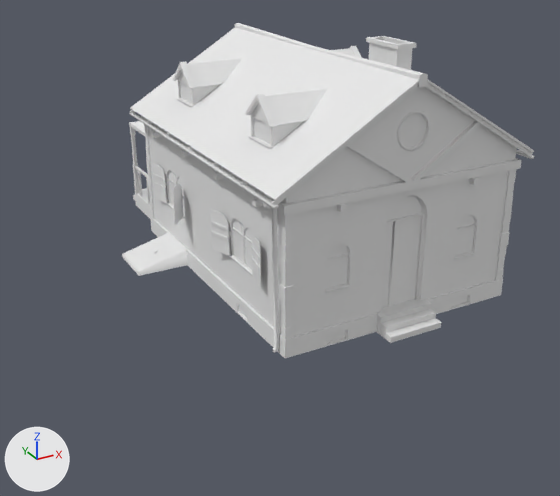
The OBJ model Dissertation/Dissertation/assets/houseA_obj.obj as it was, and as the next commit left it.
One viewpoint serves both versions: a 50 mm lens placed at (-1.43, -2.35, 0.95), pointed at (-0.12, 0.02, -0.24). Every picture has the same lights, and +X, +Y and +Z are marked at lower left. Where no turn or scale is listed for an object, it has been applied to the vertices. Vertices at the same position are counted once.

In view in the first picture: 'houseA_obj'.
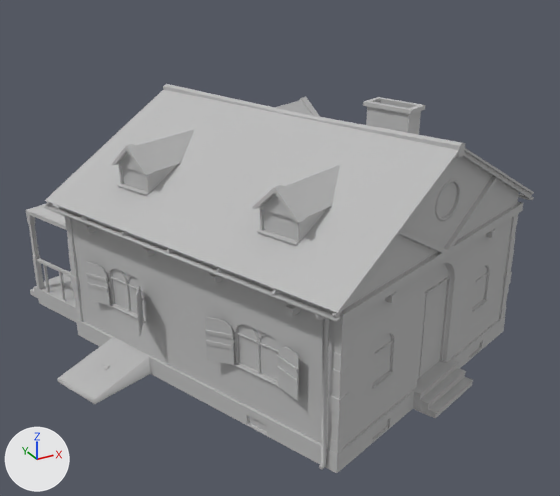
Pixel boxes (x1, y1, x2, y2) of what changed, in the pictures (560 x 496 px):
'houseA_obj', recoloured, reshaped (23% wider, 16% taller): before (122, 23, 534, 358); after (26, 84, 534, 473)

The edits, one by one:
Material 'initialShadingGroup' (mat_initialshadinggroup) changes colour from white #e7e7e7 to grey #bcbcbc; in linear values from (0.8, 0.8, 0.8) to (0.5, 0.5, 0.5).
me_housea_obj has 2685 vertices, 4763 faces and spans x -0.63..0.49, y -0.66..0.99, z -0.31..0.56.
me_housea_obj is used by ob_housea_obj; location (0.0, 0.0, 0.0).
me_housea_obj part 1: the whole mesh is multiplied about its middle by the matrix ((1.2, -0.392, 0.0), (0.458, 1.027, 0.0), (0.0, 0.0, 1.099)), then moved by (-0.16, -0.03, -0.26).
